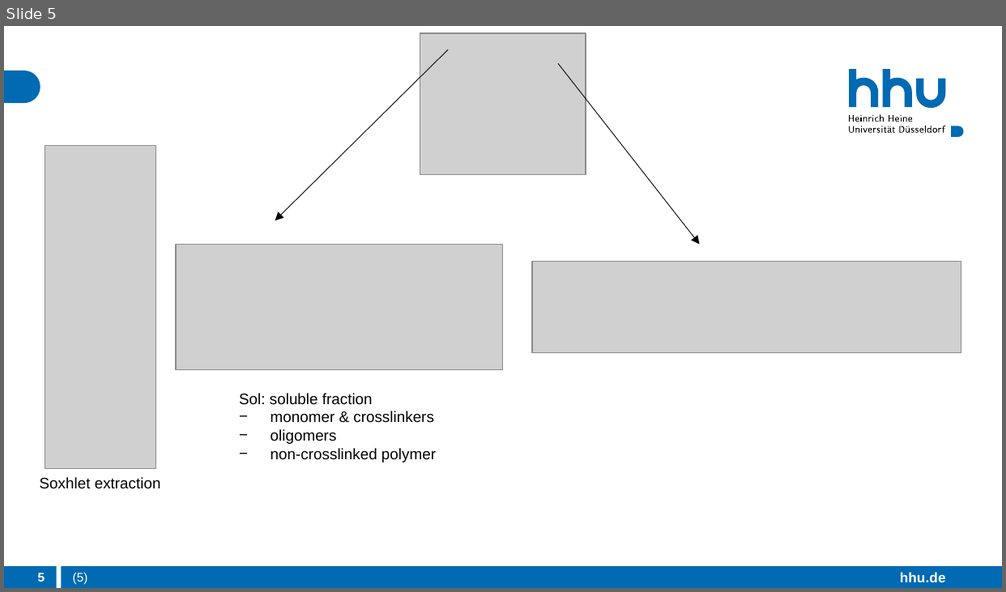
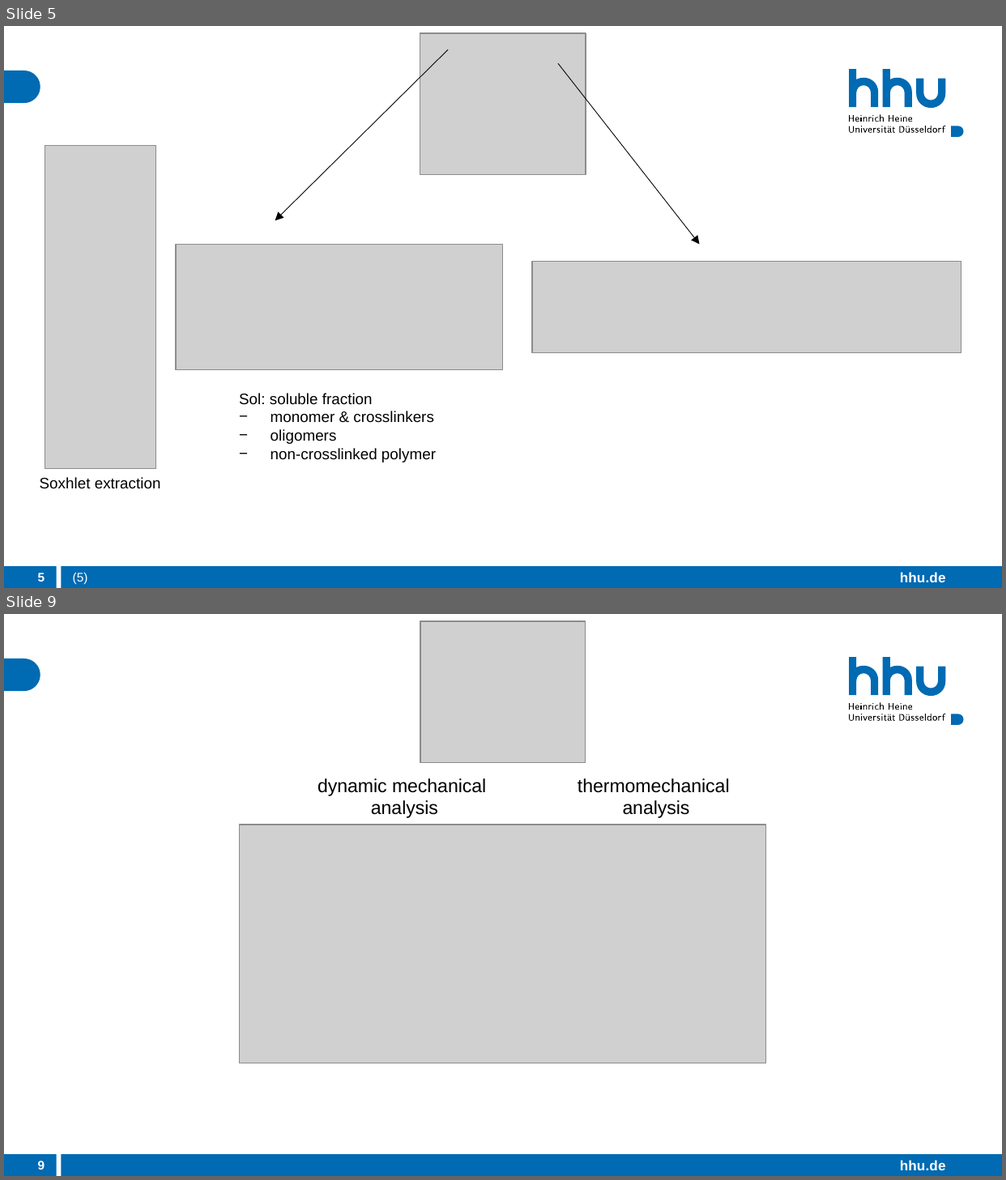
Before and after one commit to 09lena01/M.Sc., a slide deck: 2. Semester/AdMat/Soft Matter (Delaittre)/Characterizing_crosslinked_polymer_networks.pptx. Shown one above the other, each under a label of ours: slide 5 before the commit, slides 5 and 9 after it; the slides between them are not shown. The pictures are 1006x592 and 1006x1180 pixels, drawn with LibreOffice and Linux fonts; fonts in the diff are those of the drawing; grey boxes stand for pictures. Boxes give left, top, right and bottom in pixels: in the first picture for what was removed or moved away, otherwise in the second. Text is boxed around its words. In the diff, an @@ line names an element or a change of style, - is before the commit and + after.

```diff
--- a/2. Semester/AdMat/Soft Matter (Delaittre)/Characterizing_crosslinked_polymer_networks.pptx
+++ b/2. Semester/AdMat/Soft Matter (Delaittre)/Characterizing_crosslinked_polymer_networks.pptx
@@ slide 9 added at (4, 614, 1002, 1176), background #FFFFFF; not listed: 26 template elements that a slide beside it also shows @@
@@ picture added at (420, 621, 585, 763) @@
@@ rectangle added at (61, 714, 675, 730), fill #FFFFFF @@
@@ text added at (317, 778, 486, 818), 13.5 pt, text #000000 @@
+dynamic mechanical
+analysis
@@ text added at (577, 778, 730, 818), 13.5 pt, text #000000 @@
+thermomechanical
+analysis
@@ picture added at (240, 825, 766, 1063) @@
@@ page number added at (38, 1161, 45, 1170), 9 pt, text #FFFFFF, bold @@
+9
```
Also in this commit, not shown: 3 slides changed, 7 other slides added, 3 slides removed, 1 other file.
